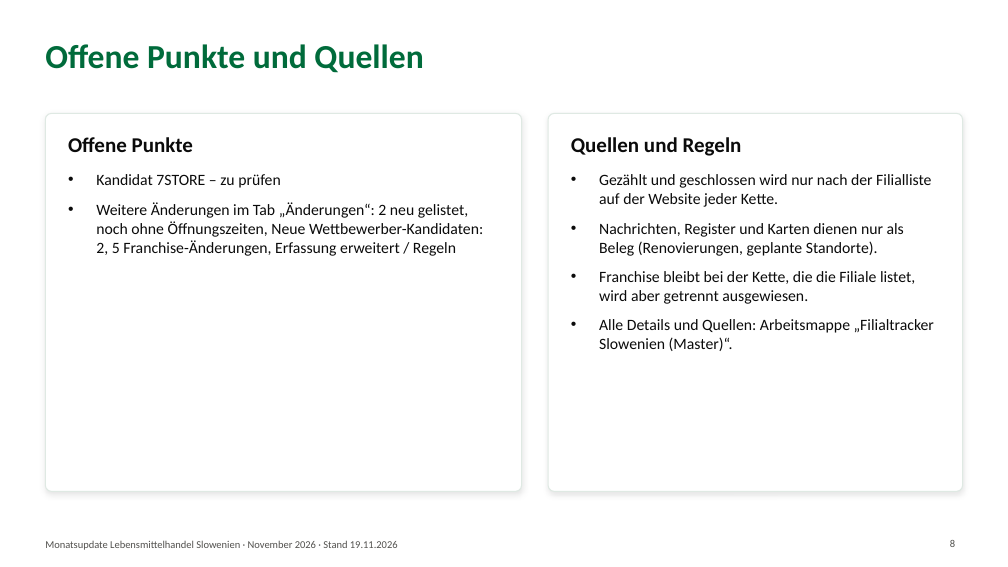
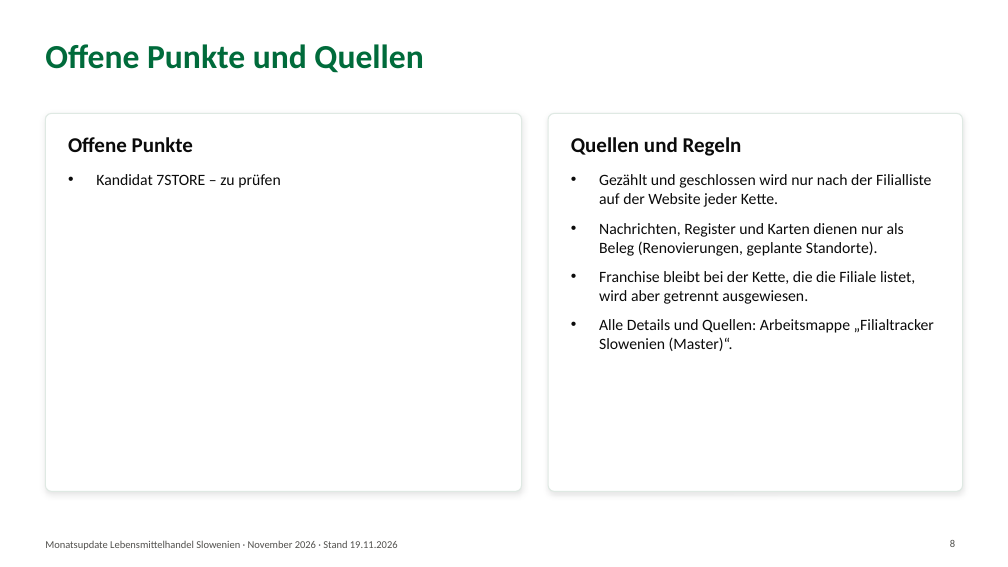
Before and after one commit to petersparnepremicnine-del/filialtracker-update, a slide deck: slide 8 of archiv/2026-11.pptx. Drawn at 1008x567 pixels with LibreOffice and Linux fonts; fonts in the diff are those of the drawing. Boxes give left, top, right and bottom in pixels: in the first picture for what was removed or moved away, otherwise in the second. Text is boxed around its words. In the diff, an @@ line names an element or a change of style, - is before the commit and + after.

```diff
--- a/archiv/2026-11.pptx
+++ b/archiv/2026-11.pptx
@@ text at [96, 202, 483, 256]: paragraph removed @@
-• Weitere Änderungen im Tab „Änderungen“: 2 neu gelistet, noch ohne Öffnungszeiten, Neue Wettbewerber-Kandidaten: 2, 5 Franchise-Änderungen, Erfassung erweitert / Regeln
```
Also in this commit, not shown: 4 other slides changed, 6 other files.
